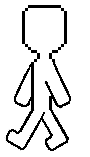
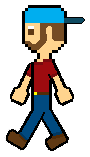
The second 90 × 157 image is a revision of the first. Changes to its layers:
renamed "side_stemp_2_2" to "left_walk_2", painted on it over [left=8, top=8, right=85, bottom=149]
